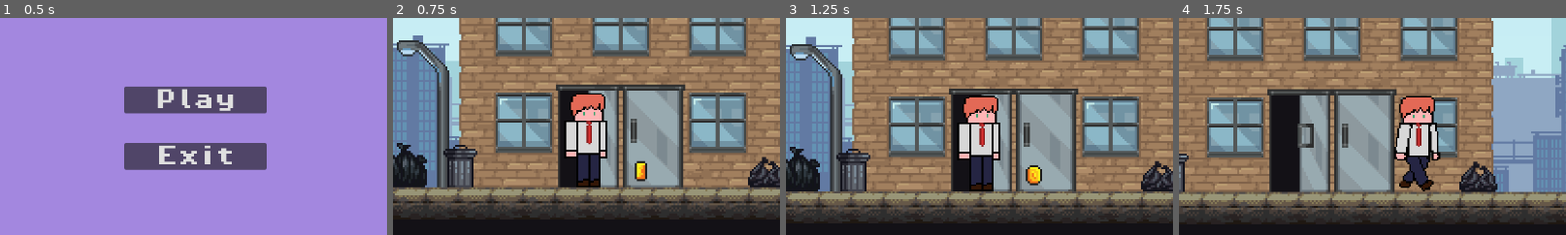
Above: before the commit, frames 1-4 (left to right).
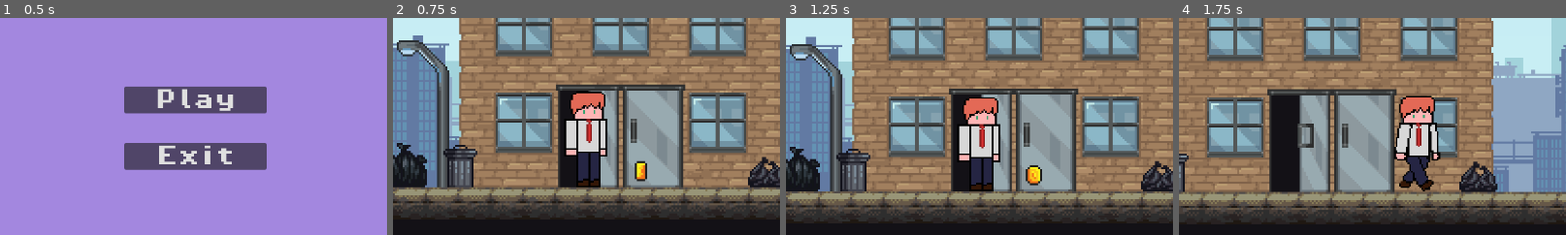
Above: after the commit, the same moments.

Repository: naziae23/brackeys-game-jam-2026
Game: Godot game, scene res://scenes/menus/main_menu.tscn
Same seed, same stepped clock (60 frames per second), same inputs: the game is played once before the commit and once after it.
Inputs:
- Up to frame 1 (0.5 s): no input
- Up to frame 2 (0.75 s): click "Play" at 0.5 s
- Up to frame 3 (1.25 s): no input
- Up to frame 4 (1.75 s): hold D (move_right) from 1.28 s (still down); hold Shift (glide) from 1.28 s (still down); tap Space (dash) at 1.35 s; tap W (move_up) at 1.52 s
The pictures show only the part of the screen within x 25-75%, y 40-90%; the shares and areas given below are measured in that part.

Frame 1 is identical in both runs. In frame 2, 0.7% of the frame differs, in the area x 44-56%, y 33-65%; in frame 3, 0.7%; in frame 4, nothing differs.

Commit message:
gliding animation displays

Diff:
--- a/scenes/player.tscn
+++ b/scenes/player.tscn
@@ -13,6 +13,8 @@
 gravity = Vector3(0, 0, 0)
 scale_min = 0.75
 scale_max = 0.75
+scale_over_velocity_min = 10.0
+scale_over_velocity_max = 10.0
 anim_offset_min = 0.76
 anim_offset_max = 0.76
 
@@ -177,9 +179,8 @@
 
 [node name="AnimatedSprite2D" type="AnimatedSprite2D" parent="." unique_id=526876156]
 sprite_frames = SubResource("SpriteFrames_nsdob")
-animation = &"idle"
+animation = &"glide"
 autoplay = "idle"
-frame_progress = 0.7321219
 
 [node name="CollisionShape2D" type="CollisionShape2D" parent="." unique_id=131047537]
 position = Vector2(-1.5, -0.25)
--- a/scripts/player.gd
+++ b/scripts/player.gd
@@ -35,6 +35,7 @@
 	else:
 		time_since_grounded = 0
 		is_jumping = false
+		is_gliding = false
 
 
 	var direction := Input.get_axis("move_left", "move_right")
@@ -133,7 +134,9 @@
 		sprite.flip_h = true
 		$GPUParticles2D.scale.x = -1
 
-	if is_dashing:
+	if is_gliding:
+		sprite.play("glide")
+	elif is_dashing:
 			sprite.play("dash")
 	elif is_on_floor_coyote():
 		if direction == 0:
